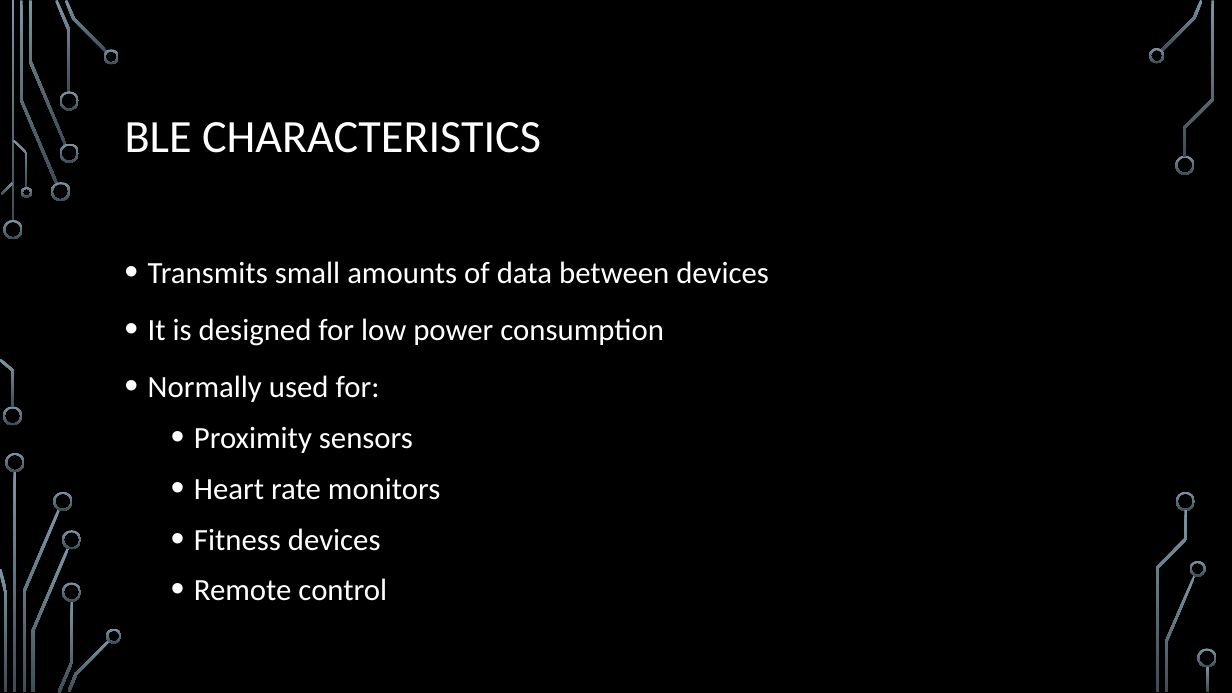
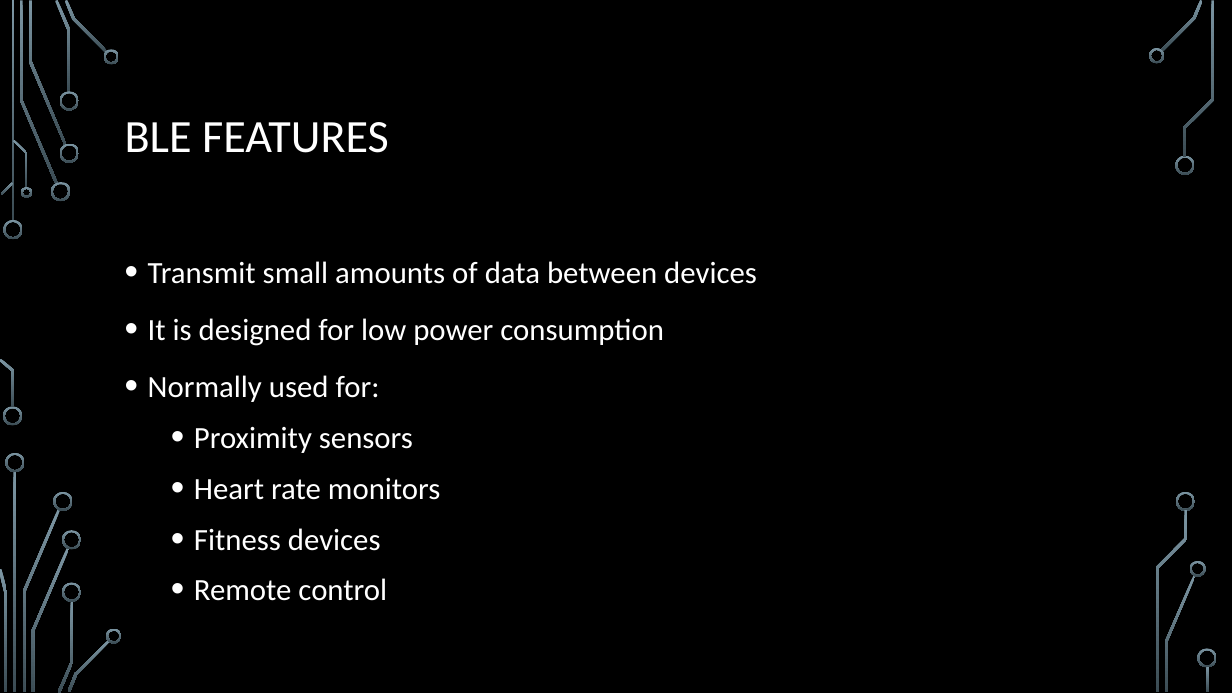
Before and after one commit to cestayoyarzo1/DMIT2504_BLE_Project, a slide deck: slide 7 of UTILS/Presentation.pptx. Drawn at 1232x693 pixels with LibreOffice and Linux fonts; fonts in the diff are those of the drawing; background and template pictures are left out. Boxes give left, top, right and bottom in pixels: in the first picture for what was removed or moved away, otherwise in the second. Text is boxed around its words. In the diff, an @@ line names an element or a change of style, - is before the commit and + after.

```diff
--- a/UTILS/Presentation.pptx
+++ b/UTILS/Presentation.pptx
@@ title at [125,122,389,153]: text changed @@
-BLE CHARACTERISTICS
+BLE FEATURES
@@ text at [148,261,757,284]: text changed @@
-• Transmits small amounts of data between devices
+• Transmit small amounts of data between devices
```
Also in this commit, not shown: 1 other slide changed.
